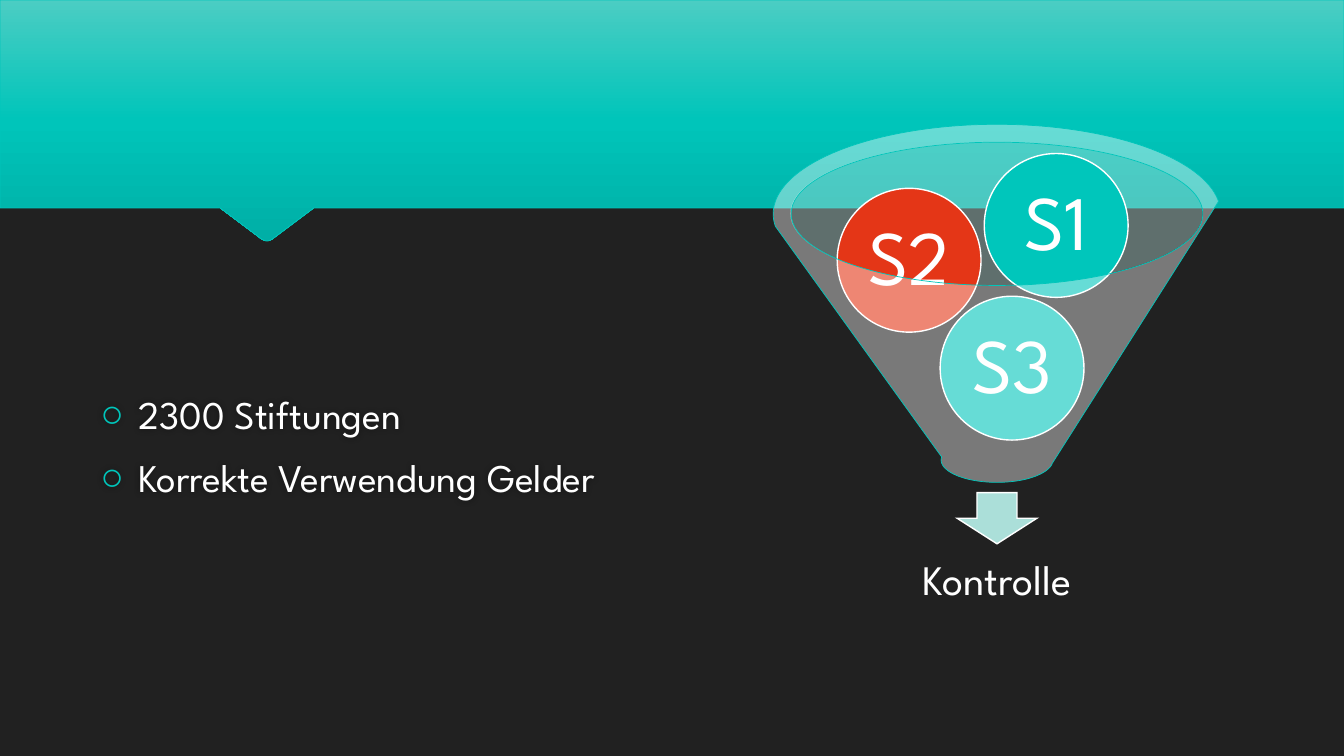
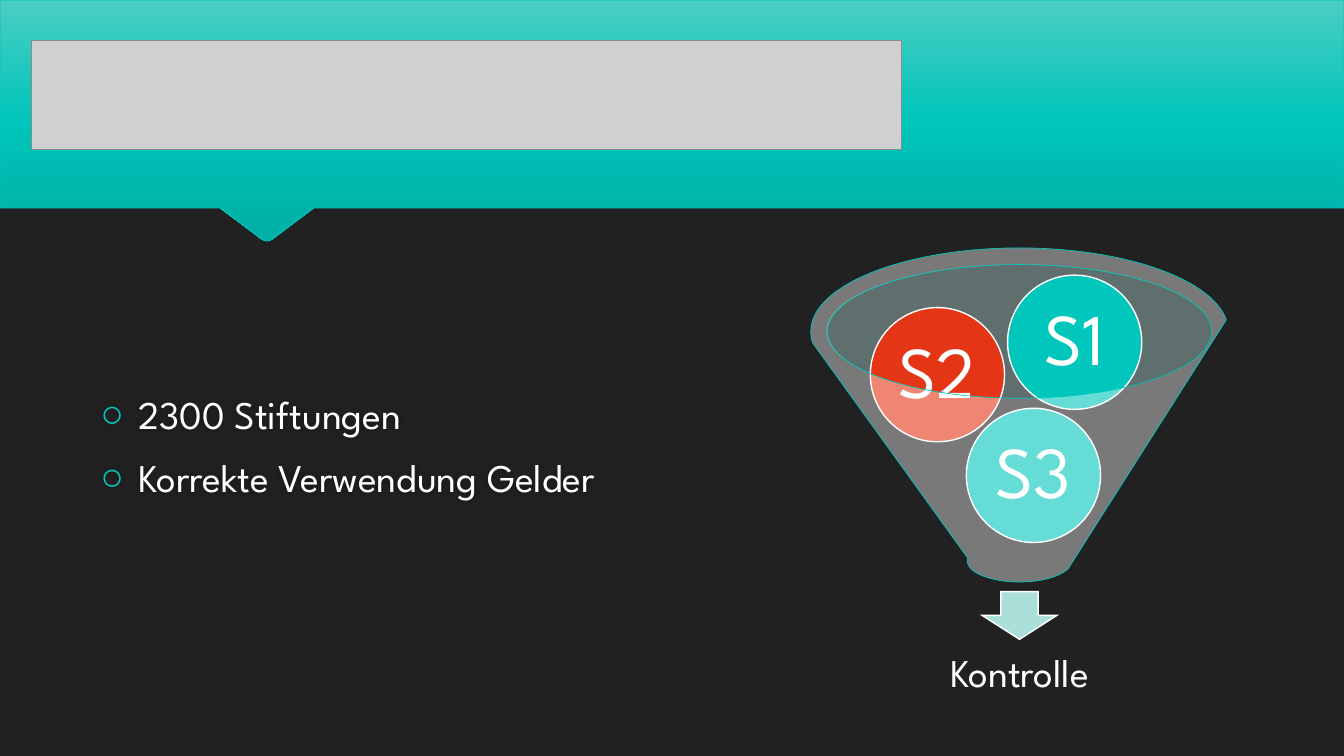
Before and after one commit to benwasd/baernhaeckt18, a slide deck: slide 2 of Foundation Tracker.pptx. Drawn at 1344x756 pixels with LibreOffice and Linux fonts; fonts in the diff are those of the drawing; grey boxes stand for pictures. Boxes give left, top, right and bottom in pixels: in the first picture for what was removed or moved away, otherwise in the second. Text is boxed around its words. In the diff, an @@ line names an element or a change of style, - is before the commit and + after.

```diff
--- a/Foundation Tracker.pptx
+++ b/Foundation Tracker.pptx
@@ picture added at <box>32,40,901,149</box> @@
@@ funnel: place and size @@
-funnel at <box>773,124,1221,482</box>
+funnel at <box>811,248,1228,582</box>
@@ ellipse: place and size @@
-ellipse at <box>790,142,1203,285</box>
+ellipse at <box>827,264,1212,398</box>
@@ ellipse: place and size @@
-ellipse at <box>941,296,1085,441</box>
+ellipse at <box>1008,275,1142,409</box>
@@ text "S1": place and size @@
-text "S1" at <box>1024,198,1088,251</box>
+text "S1" at <box>1045,316,1105,366</box>
@@ ellipse: place and size @@
-ellipse at <box>838,189,982,333</box>
+ellipse at <box>870,308,1004,442</box>
@@ size 55 to 52 pt; less space between paragraphs in 3 elements at <box>996,449,1072,499</box>, <box>1045,316,1105,366</box>, <box>899,349,977,419</box> @@
@@ text "S2": place and size @@
-text "S2" at <box>868,233,950,308</box>
+text "S2" at <box>899,349,977,419</box>
@@ ellipse: place and size @@
-ellipse at <box>984,153,1128,297</box>
+ellipse at <box>967,408,1101,542</box>
@@ text "S3": place and size @@
-text "S3" at <box>972,341,1052,394</box>
+text "S3" at <box>996,449,1072,499</box>
@@ down arrow: place and size @@
-down arrow at <box>957,493,1036,544</box>
+down arrow at <box>982,592,1057,639</box>
@@ text "Kontrolle": place and size @@
-text "Kontrolle" at <box>923,566,1071,596</box>
+text "Kontrolle" at <box>950,660,1088,688</box>
@@ text "Kontrolle" at <box>950,660,1088,688</box>: size 30 to 28 pt @@
```
Also in this commit, not shown: 5 other slides changed, 2 slides added.
